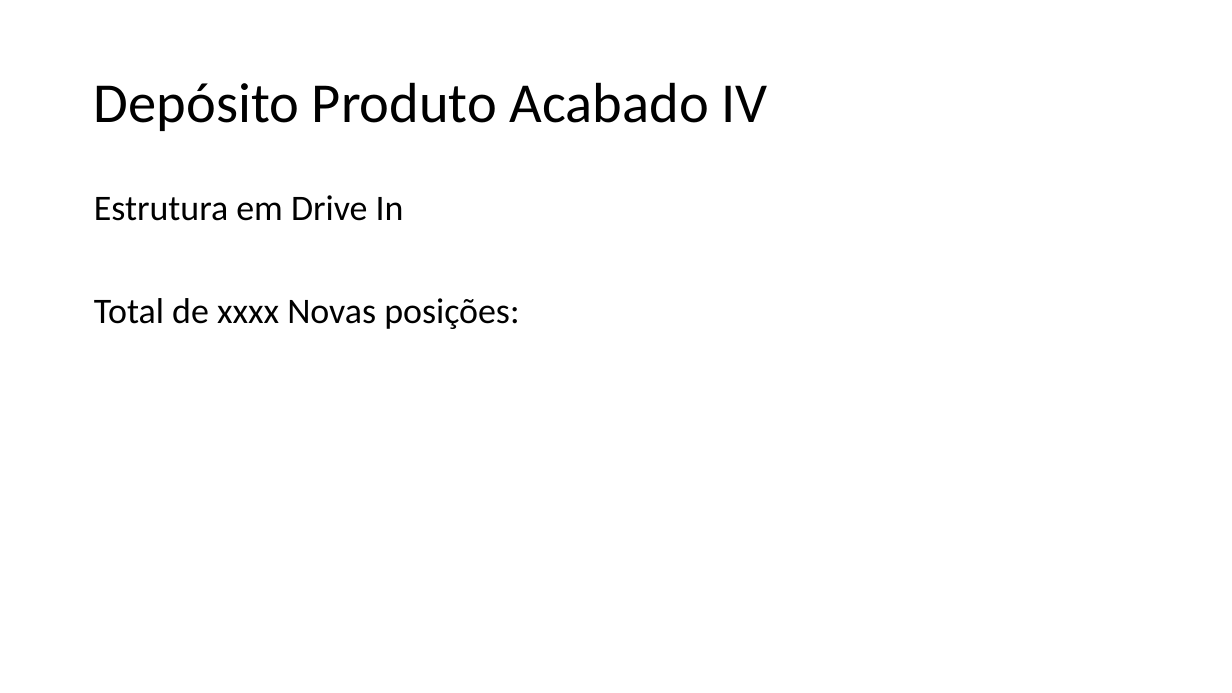
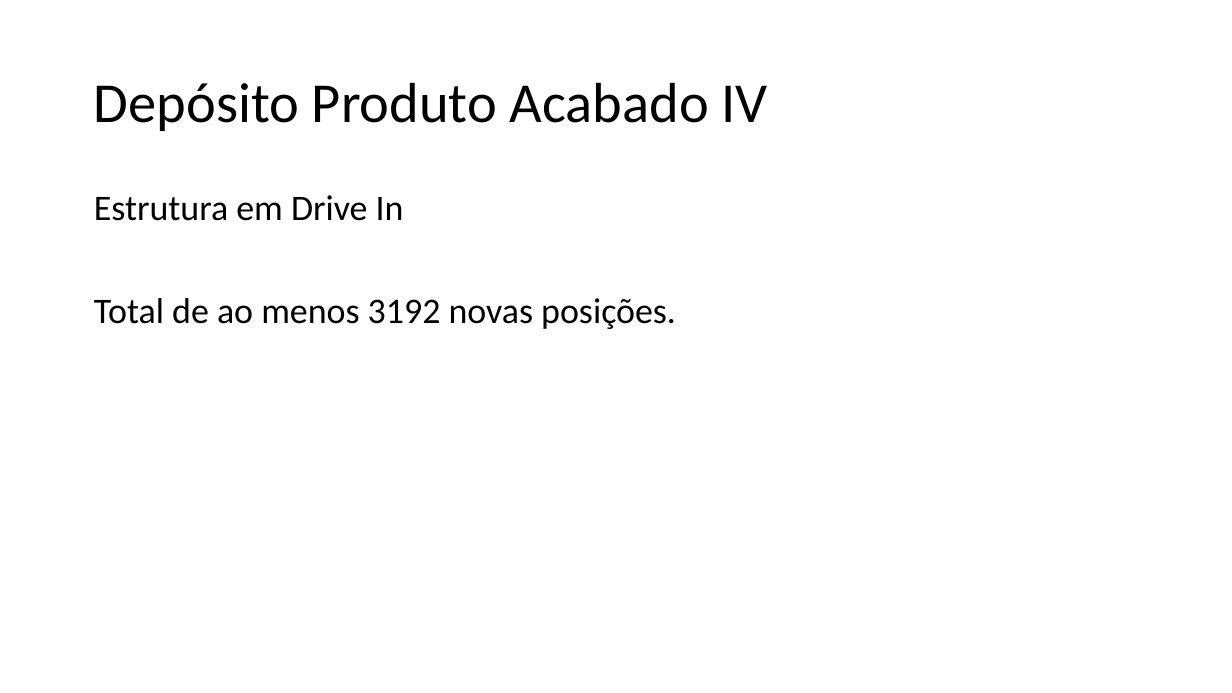
Before and after one commit to Geanfer10/-painel-curva-abc, a slide deck: slide 7 of dados/roteiro.pptx. Drawn at 1232x693 pixels with LibreOffice and Linux fonts; fonts in the diff are those of the drawing. Boxes give left, top, right and bottom in pixels: in the first picture for what was removed or moved away, otherwise in the second. Text is boxed around its words. In the diff, an @@ line names an element or a change of style, - is before the commit and + after.

```diff
--- a/dados/roteiro.pptx
+++ b/dados/roteiro.pptx
@@ text at (94,298,676,329): text changed @@
-Total de xxxx Novas posições:
+Total de ao menos 3192 novas posições.
```
Also in this commit, not shown: 1 other file.
